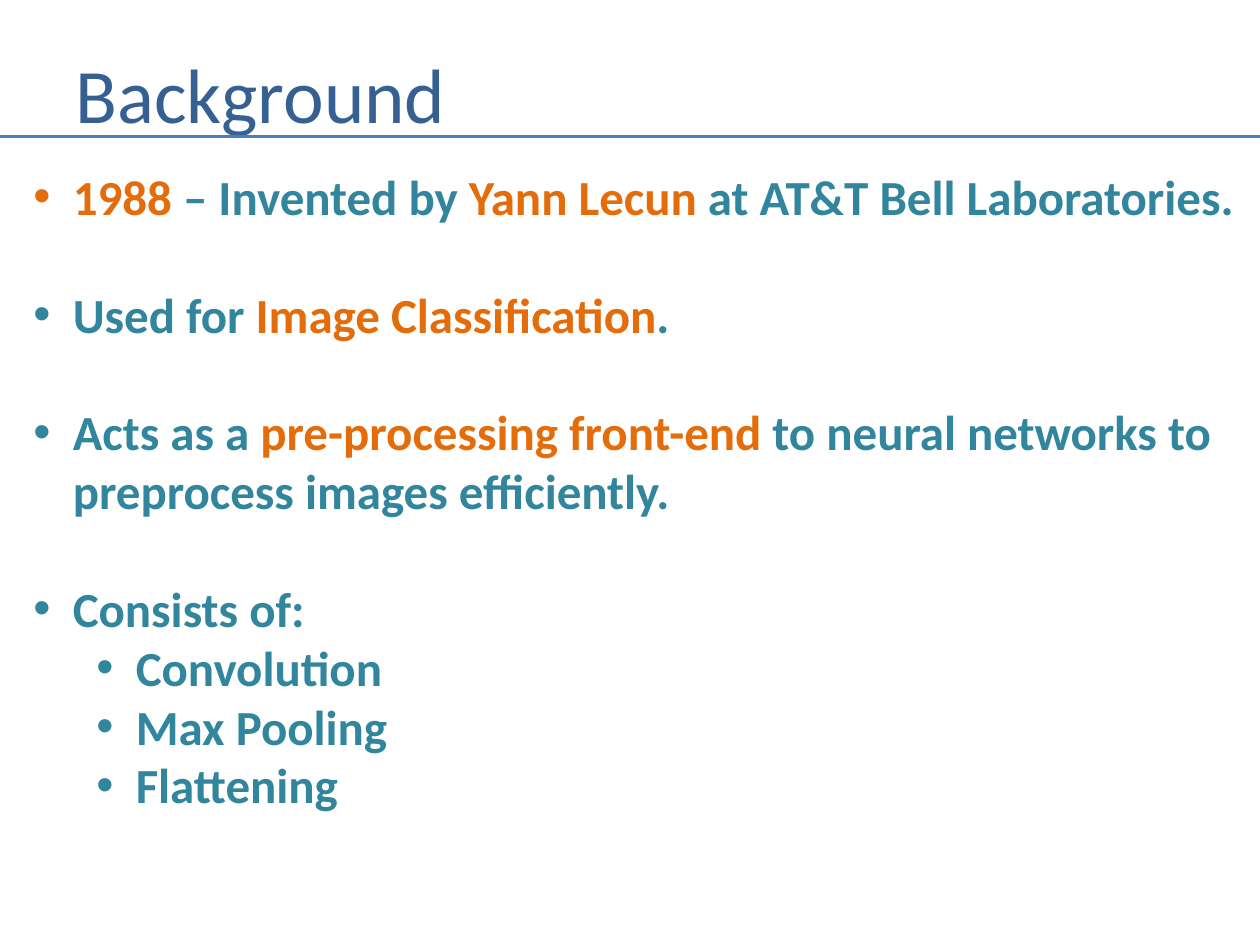
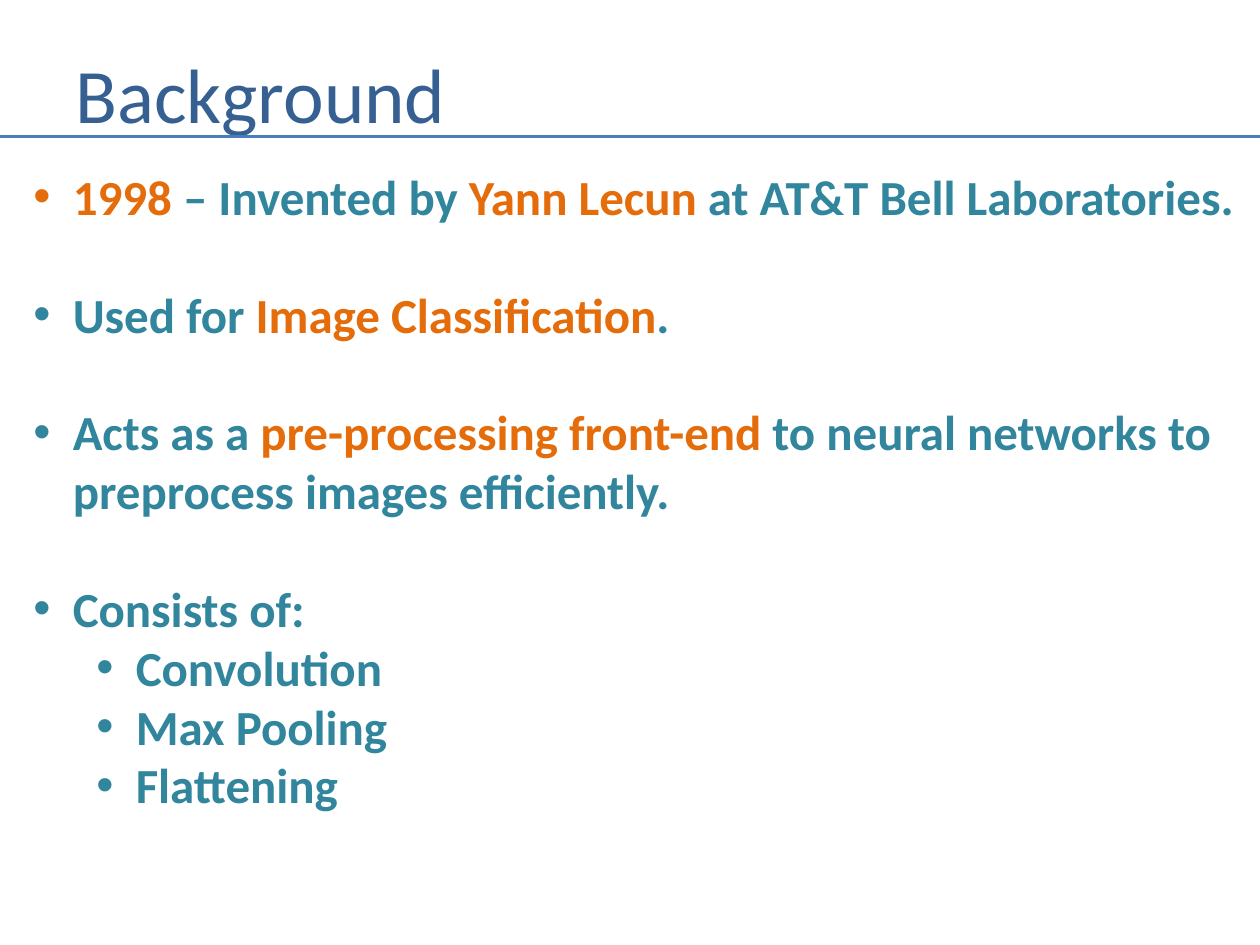
Before and after one commit to andrewferlitsch/Portland-Data-Science-Group, a slide deck: slide 2 of Presentations/ML Convolutional Neural Networks.pptx. Drawn at 1260x945 pixels with LibreOffice and Linux fonts; fonts in the diff are those of the drawing. Boxes give left, top, right and bottom in pixels: in the first picture for what was removed or moved away, otherwise in the second. Text is boxed around its words. In the diff, an @@ line names an element or a change of style, - is before the commit and + after.

```diff
--- a/Presentations/ML Convolutional Neural Networks.pptx
+++ b/Presentations/ML Convolutional Neural Networks.pptx
@@ text at box(73, 180, 1234, 223): text changed @@
-• 1988 – Invented by Yann Lecun at AT&T Bell Laboratories.
+• 1998 – Invented by Yann Lecun at AT&T Bell Laboratories.
```
Also in this commit, not shown: 1 other slide changed, 1 other file.
